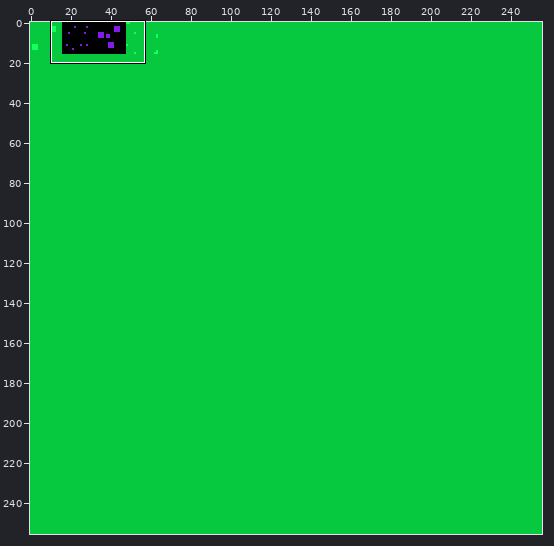
File history of a sprite sheet, res/textures/spritesheet.png. Above, an overview of the earlier version with the close-up marked.
Close-up. Before the edit:
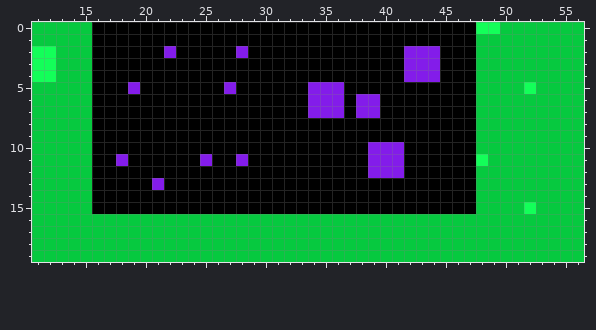
The file is 256x256 pixels. Colours within 5 levels of each other are drawn and written as one. Shown: x 11..56, y 0..19. The commit also changed other parts of the picture, which this record leaves out.
New version:
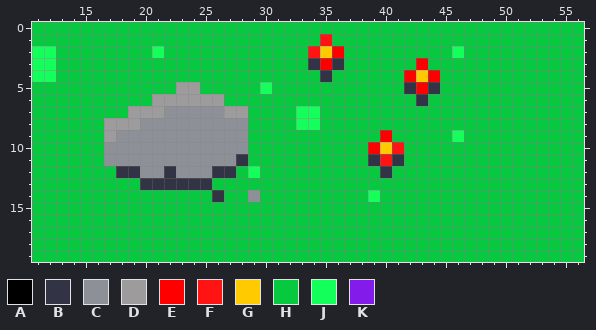
Palette (. is transparent): A #000000  B #323344  C #8d9197  D #9d9b9b  E #ff0000  F #ff1313  G #ffca00  H #06c93f  J #13ff59  K #831cea
Change:
@@ x 11..56 @@
- 0 HHHHHAAAAAAAAAAAAAAAAAAAAAAAAAAAAAAAAJJHHHHHHH
- 1 HHHHHAAAAAAAAAAAAAAAAAAAAAAAAAAAAAAAAHHHHHHHHH
- 2 JJHHHAAAAAAKAAAAAKAAAAAAAAAAAAAKKKAAAHHHHHHHHH
- 3 JJHHHAAAAAAAAAAAAAAAAAAAAAAAAAAKKKAAAHHHHHHHHH
- 4 JJHHHAAAAAAAAAAAAAAAAAAAAAAAAAAKKKAAAHHHHHHHHH
- 5 HHHHHAAAKAAAAAAAKAAAAAAKKKAAAAAAAAAAAHHHHJHHHH
- 6 HHHHHAAAAAAAAAAAAAAAAAAKKKAKKAAAAAAAAHHHHHHHHH
- 7 HHHHHAAAAAAAAAAAAAAAAAAKKKAKKAAAAAAAAHHHHHHHHH
- 8 HHHHHAAAAAAAAAAAAAAAAAAAAAAAAAAAAAAAAHHHHHHHHH
- 9 HHHHHAAAAAAAAAAAAAAAAAAAAAAAAAAAAAAAAHHHHHHHHH
-10 HHHHHAAAAAAAAAAAAAAAAAAAAAAAKKKAAAAAAHHHHHHHHH
-11 HHHHHAAKAAAAAAKAAKAAAAAAAAAAKKKAAAAAAJHHHHHHHH
-12 HHHHHAAAAAAAAAAAAAAAAAAAAAAAKKKAAAAAAHHHHHHHHH
-13 HHHHHAAAAAKAAAAAAAAAAAAAAAAAAAAAAAAAAHHHHHHHHH
-14 HHHHHAAAAAAAAAAAAAAAAAAAAAAAAAAAAAAAAHHHHHHHHH
-15 HHHHHAAAAAAAAAAAAAAAAAAAAAAAAAAAAAAAAHHHHJHHHH
+ 0 HHHHHHHHHHHHHHHHHHHHHHHHHHHHHHHHHHHHHHHHHHHHHH
+ 1 HHHHHHHHHHHHHHHHHHHHHHHHFHHHHHHHHHHHHHHHHHHHHH
+ 2 JJHHHHHHHHJHHHHHHHHHHHHFGEHHHHHHHHHJHHHHHHHHHH
+ 3 JJHHHHHHHHHHHHHHHHHHHHHBEBHHHHHHEHHHHHHHHHHHHH
+ 4 JJHHHHHHHHHHHHHHHHHHHHHHBHHHHHHEGEHHHHHHHHHHHH
+ 5 HHHHHHHHHHHHDDHHHHHJHHHHHHHHHHHBEBHHHHHHHHHHHH
+ 6 HHHHHHHHHHDDDDDDHHHHHHHHHHHHHHHHBHHHHHHHHHHHHH
+ 7 HHHHHHHHDDDCCCCCDDHHHHJJHHHHHHHHHHHHHHHHHHHHHH
+ 8 HHHHHHDDDCCCCCCCCCHHHHJJHHHHHHHHHHHHHHHHHHHHHH
+ 9 HHHHHHDCCCCCCCCCCCHHHHHHHHHHHEHHHHHJHHHHHHHHHH
+10 HHHHHHCCCCCCCCCCCCHHHHHHHHHHEGFHHHHHHHHHHHHHHH
+11 HHHHHHCCCCCCCCCCCBHHHHHHHHHHBFBHHHHHHHHHHHHHHH
+12 HHHHHHHBBCCBCCCBBHJHHHHHHHHHHBHHHHHHHHHHHHHHHH
+13 HHHHHHHHHBBBBBBHHHHHHHHHHHHHHHHHHHHHHHHHHHHHHH
+14 HHHHHHHHHHHHHHHBHHCHHHHHHHHHJHHHHHHHHHHHHHHHHH
+15 HHHHHHHHHHHHHHHHHHHHHHHHHHHHHHHHHHHHHHHHHHHHHH
 16 HHHHHHHHHHHHHHHHHHHHHHHHHHHHHHHHHHHHHHHHHHHHHH
Changed places in both close-ups, as pixel boxes (x1, y1, x2, y2):
changed: (92, 22, 536, 214)
